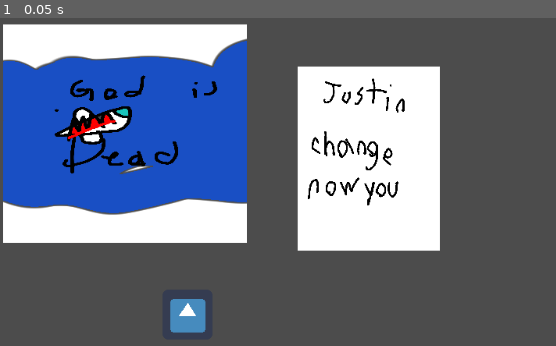
Above: before the commit, frame 1.
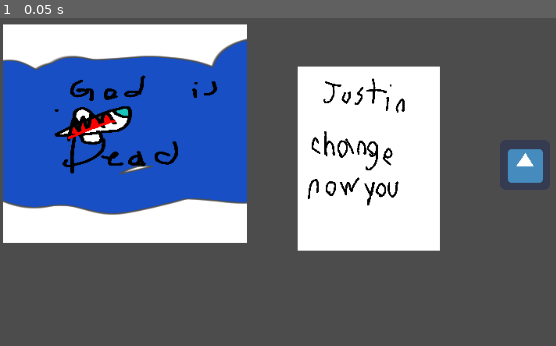
Above: after the commit, the same moment.

Repository: Zerotodeath/Git-it
Game: Godot game, scene res://Node2D.tscn
Same seed, same stepped clock (60 frames per second), same inputs: the game is played once before the commit and once after it. The engine's default icon, where the game draws it, is replaced by a stand-in: a white triangle on a blue panel in a dark square.
Inputs:
- Up to frame 1 (0.05 s): no input

The runs differ from the first frame. In frame 1, 1.3% of the frame differs, in the area x 30-98%, y 39-97%.

Commit message:
Update Node2D.tscn

Diff:
--- a/Git it/Node2D.tscn
+++ b/Git it/Node2D.tscn
@@ -17,5 +17,5 @@
 texture = ExtResource( 2 )
 
 [node name="icon" type="Sprite" parent="."]
-position = Vector2( 240, 520 )
+position = Vector2( 672, 328 )
 texture = ExtResource( 3 )
